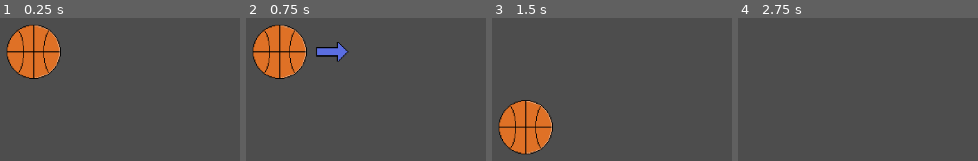
Above: before the commit, frames 1-4 (left to right).
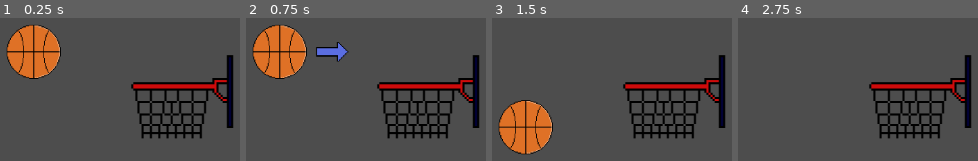
Above: after the commit, the same moments.

Repository: KodeDino/basketball-shooter-simulator
Game: Godot game, scene res://Scenes/Main/main.tscn
The game is run twice, just before and just after one commit, with the same random seed, the same clock (stepped at 60 frames per second) and the same inputs.
Inputs (mouse positions are in pixels of both pictures, inside the frame that each line leads up to):
- Up to frame 1 (0.25 s): no input
- Up to frame 2 (0.75 s): tap Enter at 0.5 s; drag from (279, 52) to (outside the picture) at 0.52 s
- Up to frame 3 (1.5 s): drag from (outside the picture) to (outside the picture) at 1.27 s
- Up to frame 4 (2.75 s): tap Space at 2 s; move the mouse to (outside the picture) at 2.02 s; press the mouse at (outside the picture) at 2.03 s

The runs differ from the first frame. In frame 1, 7.6% of the frame differs, in the area x 54-98%, y 25-85%; in frame 2, 7.6%; in frame 3, 7.6%; in frame 4, 7.6%.

Commit message:
feat: create hoop scene

Diff:
--- a/Scenes/Basketball/Basketball.gd
+++ b/Scenes/Basketball/Basketball.gd
@@ -1,4 +1,6 @@
 extends RigidBody2D
+
+class_name Basketball
 
 
 const MIN_CLAMP = Vector2(-60, 0)
--- a/Scenes/Basketball/Basketball.tscn
+++ b/Scenes/Basketball/Basketball.tscn
@@ -5,6 +5,7 @@
 [ext_resource type="Texture2D" uid="uid://s2ocnquktc8k" path="res://assets/sprites/arrow/arrow.png" id="3_m0tx6"]
 
 [sub_resource type="PhysicsMaterial" id="PhysicsMaterial_grtfd"]
+bounce = 0.3
 
 [sub_resource type="AtlasTexture" id="AtlasTexture_m0tx6"]
 atlas = ExtResource("2_grtfd")
--- /dev/null
+++ b/Scenes/Hoop/Hoop.gd
@@ -0,0 +1,17 @@
+extends Node2D
+@onready var animated_sprite_2d: AnimatedSprite2D = $AnimatedSprite2D
+
+
+# Called when the node enters the scene tree for the first time.
+func _ready() -> void:
+	pass # Replace with function body.
+
+
+# Called every frame. 'delta' is the elapsed time since the previous frame.
+func _process(delta: float) -> void:
+	pass
+
+
+func _on_animation_trigger_area_body_entered(body: Node2D) -> void:
+	if body is Basketball and !animated_sprite_2d.is_playing():
+		animated_sprite_2d.play("hoop")
--- /dev/null
+++ b/Scenes/Hoop/Hoop.tscn
@@ -0,0 +1,93 @@
+[gd_scene load_steps=10 format=3 uid="uid://cs7kkatnq4wci"]
+
+[ext_resource type="Texture2D" uid="uid://c0qsasf2c0643" path="res://assets/sprites/hoop/basketball_hood_4x.png" id="1_1527f"]
+[ext_resource type="Script" uid="uid://br4nq0jha0uca" path="res://Scenes/Hoop/Hoop.gd" id="1_mmhsj"]
+
+[sub_resource type="AtlasTexture" id="AtlasTexture_mmhsj"]
+atlas = ExtResource("1_1527f")
+region = Rect2(0, 0, 204, 168)
+
+[sub_resource type="AtlasTexture" id="AtlasTexture_dbaf7"]
+atlas = ExtResource("1_1527f")
+region = Rect2(204, 0, 204, 168)
+
+[sub_resource type="AtlasTexture" id="AtlasTexture_0ldc2"]
+atlas = ExtResource("1_1527f")
+region = Rect2(408, 0, 204, 168)
+
+[sub_resource type="AtlasTexture" id="AtlasTexture_5mxv2"]
+atlas = ExtResource("1_1527f")
+region = Rect2(612, 0, 204, 168)
+
+[sub_resource type="SpriteFrames" id="SpriteFrames_e84n4"]
+animations = [{
+"frames": [{
+"duration": 1.0,
+"texture": SubResource("AtlasTexture_mmhsj")
+}, {
+"duration": 1.0,
+"texture": SubResource("AtlasTexture_dbaf7")
+}, {
+"duration": 1.0,
+"texture": SubResource("AtlasTexture_0ldc2")
+}, {
+"duration": 1.0,
+"texture": SubResource("AtlasTexture_5mxv2")
+}, {
+"duration": 1.0,
+"texture": SubResource("AtlasTexture_mmhsj")
+}],
+"loop": false,
+"name": &"hoop",
+"speed": 5.0
+}]
+
+[sub_resource type="RectangleShape2D" id="RectangleShape2D_1527f"]
+size = Vector2(98, 4)
+
+[sub_resource type="RectangleShape2D" id="RectangleShape2D_e84n4"]
+size = Vector2(6, 12)
+
+[node name="Hoop" type="Node2D"]
+script = ExtResource("1_mmhsj")
+
+[node name="AnimatedSprite2D" type="AnimatedSprite2D" parent="."]
+scale = Vector2(0.75, 0.75)
+sprite_frames = SubResource("SpriteFrames_e84n4")
+animation = &"hoop"
+
+[node name="ScoreArea" type="Area2D" parent="."]
+
+[node name="CollisionShape2D" type="CollisionShape2D" parent="ScoreArea"]
+position = Vector2(-15, -7)
+shape = SubResource("RectangleShape2D_1527f")
+
+[node name="Net" type="StaticBody2D" parent="."]
+
+[node name="AnimationTriggerArea" type="Area2D" parent="Net"]
+
+[node name="CollisionPolygon2D" type="CollisionPolygon2D" parent="Net/AnimationTriggerArea"]
+polygon = PackedVector2Array(-64, -9, -62, 0, -61, 6, -58, 19, -56, 29, -52, 47, -48, 60, -58, 60, -60, 31, -65, 6, -68, -9)
+
+[node name="CollisionPolygon2D2" type="CollisionPolygon2D" parent="Net/AnimationTriggerArea"]
+polygon = PackedVector2Array(34, -9, 32, 0, 31, 9, 29, 20, 26, 32, 23, 45, 19, 60, 28, 60, 29, 30, 37, -8)
+
+[node name="CollisionPolygon2D" type="CollisionPolygon2D" parent="Net"]
+visible = false
+polygon = PackedVector2Array(-65, -9, -65, 6, -62, 9, -62, 24, -59, 27, -59, 39, -56, 42, -56, 60, -58, 60, -58, 42, -61, 39, -61, 27, -64, 24, -64, 9, -67, 6, -67, -9)
+
+[node name="CollisionPolygon2D2" type="CollisionPolygon2D" parent="Net"]
+visible = false
+polygon = PackedVector2Array(35, -9, 35, 6, 32, 9, 32, 24, 29, 27, 29, 39, 26, 42, 26, 60, 28, 60, 28, 42, 31, 39, 31, 27, 34, 24, 34, 9, 37, 6, 37, -9)
+
+[node name="board" type="StaticBody2D" parent="."]
+
+[node name="CollisionPolygon2D" type="CollisionPolygon2D" parent="board"]
+position = Vector2(4, -4)
+polygon = PackedVector2Array(69, -56, 61, -56, 61, -23, 40, -23, 40, -17, 33, -17, 30, -5, 39, -5, 39, -2, 55, 13, 60, 13, 60, 49, 70, 49)
+
+[node name="CollisionShape2D" type="CollisionShape2D" parent="board"]
+position = Vector2(-71, -15)
+shape = SubResource("RectangleShape2D_e84n4")
+
+[connection signal="body_entered" from="Net/AnimationTriggerArea" to="." method="_on_animation_trigger_area_body_entered"]
--- a/Scenes/Main/main.tscn
+++ b/Scenes/Main/main.tscn
@@ -1,8 +1,12 @@
-[gd_scene load_steps=2 format=3 uid="uid://bbfjgh72af1dt"]
+[gd_scene load_steps=3 format=3 uid="uid://bbfjgh72af1dt"]
 
-[ext_resource type="PackedScene" uid="uid://ofljkb1x0r3d" path="res://Scenes/Basketball/Basketball.tscn" id="1_1r6ip"]
+[ext_resource type="PackedScene" uid="uid://ofljkb1x0r3d" path="res://Scenes/Basketball/Basketball.tscn" id="1_qtv3y"]
+[ext_resource type="PackedScene" uid="uid://cs7kkatnq4wci" path="res://Scenes/Hoop/Hoop.tscn" id="2_cmk6n"]
 
 [node name="Main" type="Node2D"]
 
-[node name="Basketball" parent="." instance=ExtResource("1_1r6ip")]
+[node name="Basketball" parent="." instance=ExtResource("1_qtv3y")]
 position = Vector2(151, 424)
+
+[node name="Hoop" parent="." instance=ExtResource("2_cmk6n")]
+position = Vector2(365, 489)
Not shown, added: Scenes/Hoop/Hoop.gd.uid
